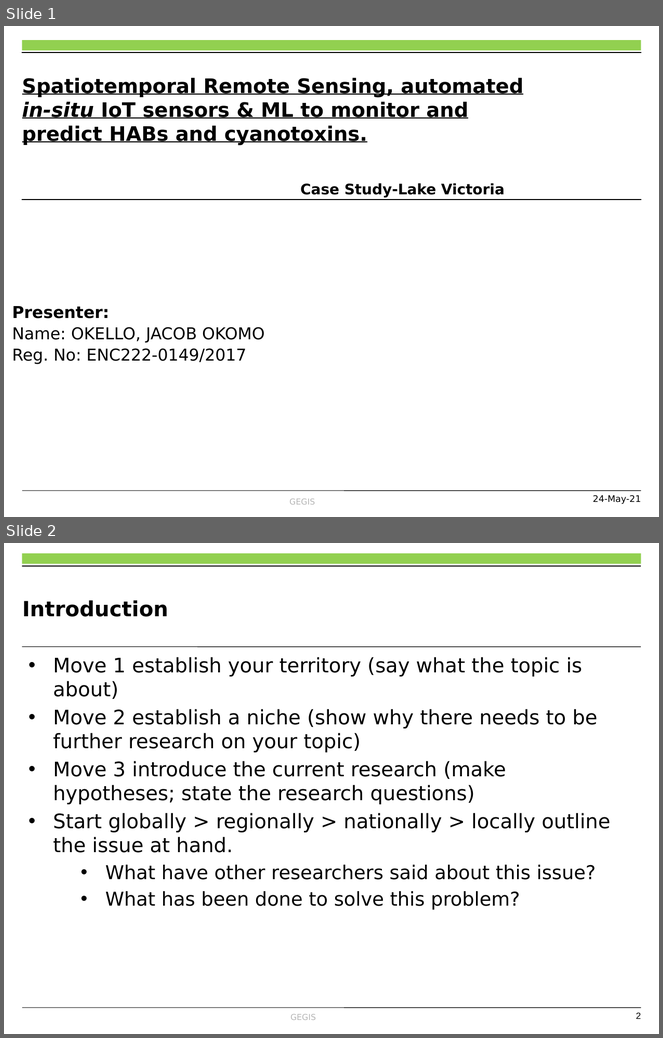
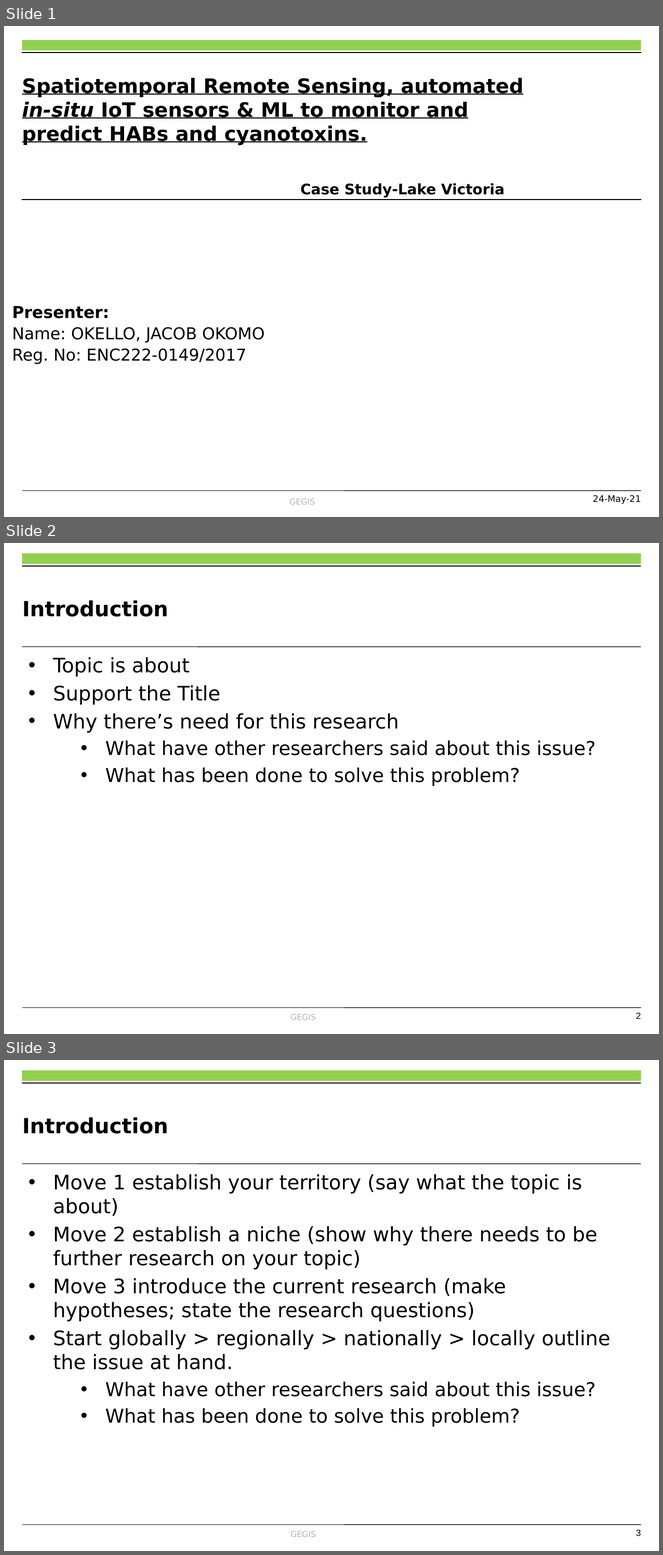
Before and after one commit to OkomoJacob/FinalYearProject, a slide deck: MY PRESENTATION.pptx. Shown one above the other, each under a label of ours: slides 1 and 2 before the commit, slides 1, 2 and 3 after it. The pictures are 663x1038 and 663x1555 pixels, drawn with LibreOffice and Linux fonts; fonts in the diff are those of the drawing; background and template pictures are left out. Boxes give left, top, right and bottom in pixels: in the first picture for what was removed or moved away, otherwise in the second. Text is boxed around its words. In the diff, an @@ line names an element or a change of style, - is before the commit and + after.

```diff
--- a/MY PRESENTATION.pptx
+++ b/MY PRESENTATION.pptx
@@ slide 2 added at (4, 543, 659, 1034), background #FFFFFF; not listed: 6 template elements that a slide beside it also shows @@
@@ title added at (22, 600, 168, 617), 23 pt, text #000000, bold @@
+Introduction
@@ text added at (53, 657, 596, 786), 21 pt, text #000000 @@
+• Topic is about
+• Support the Title
+• Why there’s need for this research
+        • What have other researchers said about this issue?
+        • What has been done to solve this problem?
@@ what was slide 2 is now slide 3 @@
@@ page number at (636, 1530, 642, 1536): text changed @@
-2
+3
```
Also in this commit, not shown: 4 slides changed, 2 other slides added, 2 slides removed, 2 other files.
